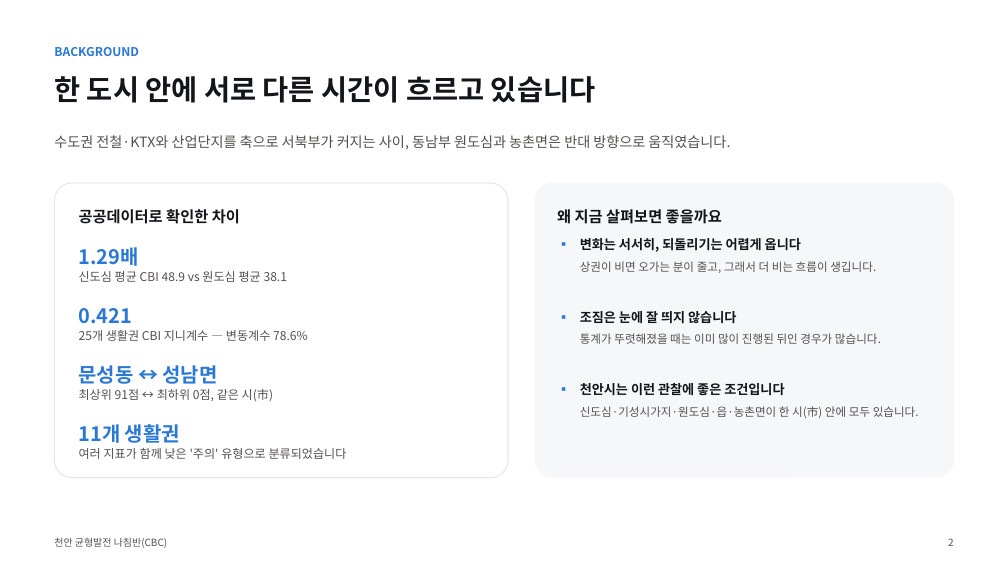
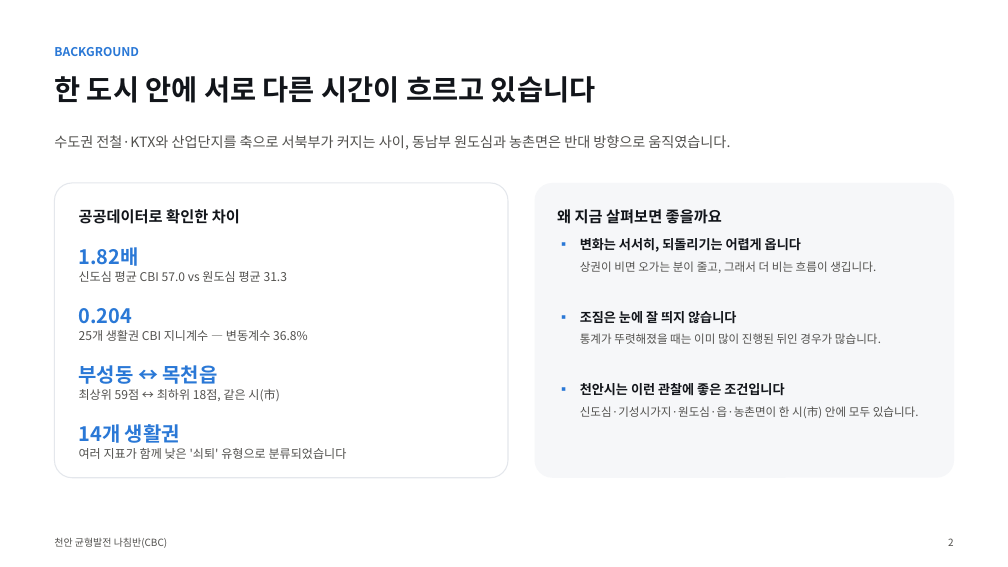
Before and after one commit to BioCode67/2026-AI-, a slide deck: slide 3 of deliverables/기획서_천안균형발전나침반_CBC.pptx. Drawn at 1008x567 pixels with LibreOffice and Linux fonts; fonts in the diff are those of the drawing. Boxes give left, top, right and bottom in pixels: in the first picture for what was removed or moved away, otherwise in the second. Text is boxed around its words. In the diff, an @@ line names an element or a change of style, - is before the commit and + after.

```diff
--- a/deliverables/기획서_천안균형발전나침반_CBC.pptx
+++ b/deliverables/기획서_천안균형발전나침반_CBC.pptx
@@ text at <box>79,247,139,266</box>: text changed @@
-1.29배
+1.82배
@@ text at <box>79,271,287,282</box>: text changed @@
-신도심 평균 CBI 48.9 vs 원도심 평균 38.1
+신도심 평균 CBI 57.0 vs 원도심 평균 31.3
@@ text at <box>79,308,132,324</box>: text changed @@
-0.421
+0.204
@@ text at <box>79,330,308,341</box>: text changed @@
-25개 생활권 CBI 지니계수 — 변동계수 78.6%
+25개 생활권 CBI 지니계수 — 변동계수 36.8%
@@ text at <box>79,389,279,401</box>: text changed @@
-최상위 91점 ↔ 최하위 0점, 같은 시(市)
+최상위 59점 ↔ 최하위 18점, 같은 시(市)
@@ text at <box>79,365,217,384</box>: text changed @@
-문성동 ↔ 성남면
+부성동 ↔ 목천읍
@@ text at <box>79,448,347,459</box>: text changed @@
-여러 지표가 함께 낮은 '주의' 유형으로 분류되었습니다
+여러 지표가 함께 낮은 '쇠퇴' 유형으로 분류되었습니다
@@ text at <box>79,424,180,443</box>: text changed @@
-11개 생활권
+14개 생활권
```
Also in this commit, not shown: 16 other slides changed, 2 slides added, 1 slide removed, 22 other files.
